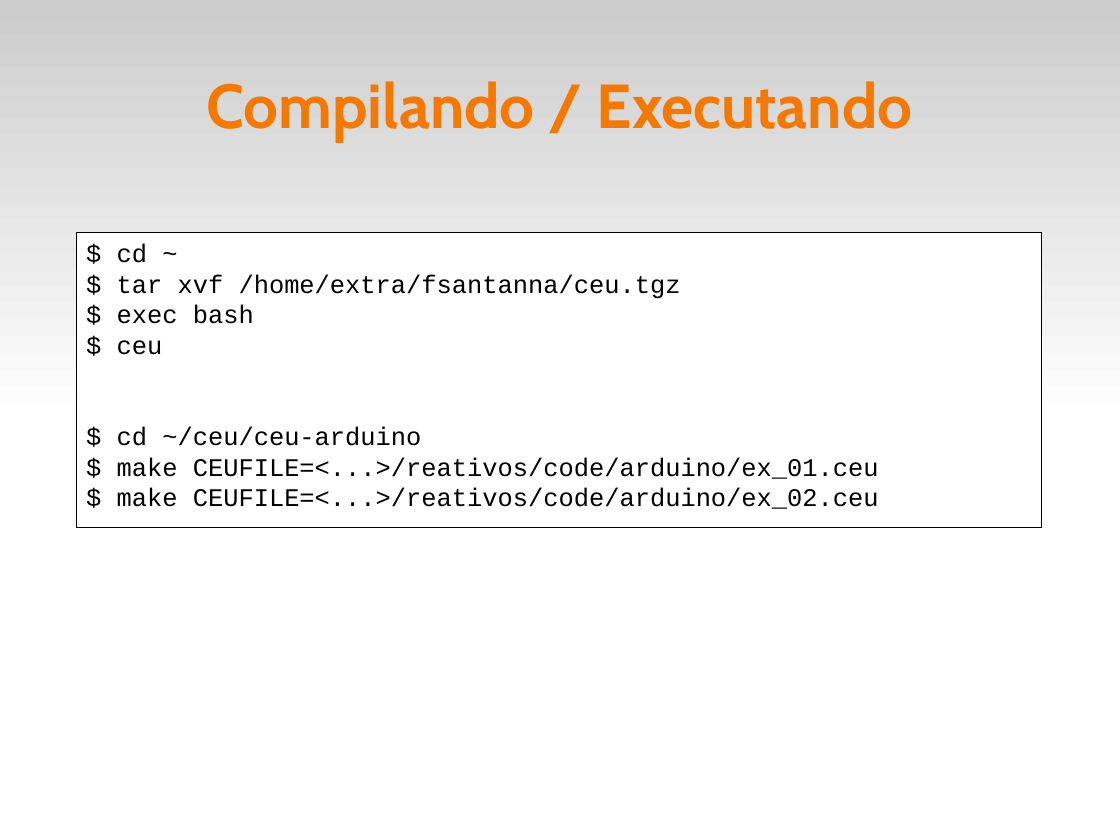
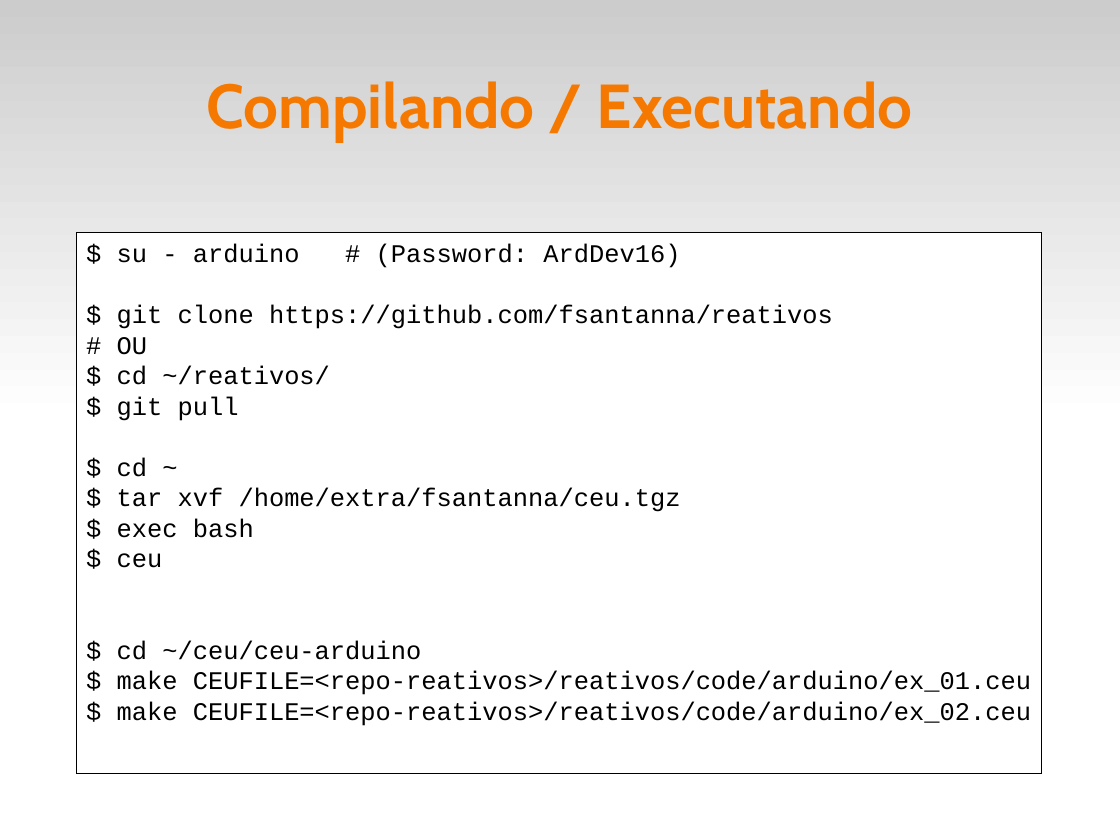
Before and after one commit to fsantanna-uerj/reativos, a slide deck: slide 16 of slides/05_ceu.odp. Drawn at 1120x840 pixels with LibreOffice and Linux fonts; fonts in the diff are those of the drawing. Boxes give left, top, right and bottom in pixels: in the first picture for what was removed or moved away, otherwise in the second. Text is boxed around its words. In the diff, an @@ line names an element or a change of style, - is before the commit and + after.

```diff
--- a/slides/05_ceu.odp
+++ b/slides/05_ceu.odp
@@ rectangle "$ su - arduino # ...": place and size @@
-rectangle "$ su - arduino # ..." at box(76, 233, 1042, 528)
+rectangle "$ su - arduino # ..." at box(76, 233, 1042, 773)
@@ text in rectangle at box(117, 244, 833, 421): paragraphs added @@
+$ su - arduino # (Password: ArdDev16)
+$ git clone https://github.com/fsantanna/reativos
+# OU
+$ cd ~/reativos/
+$ git pull
@@ text in rectangle at box(117, 670, 1031, 726): text changed @@
-$ make CEUFILE=<...>/reativos/code/arduino/ex_01.ceu
-$ make CEUFILE=<...>/reativos/code/arduino/ex_02.ceu
+$ make CEUFILE=<repo-reativos>/reativos/code/arduino/ex_01.ceu
+$ make CEUFILE=<repo-reativos>/reativos/code/arduino/ex_02.ceu
```
Also in this commit, not shown: 10 other files.
